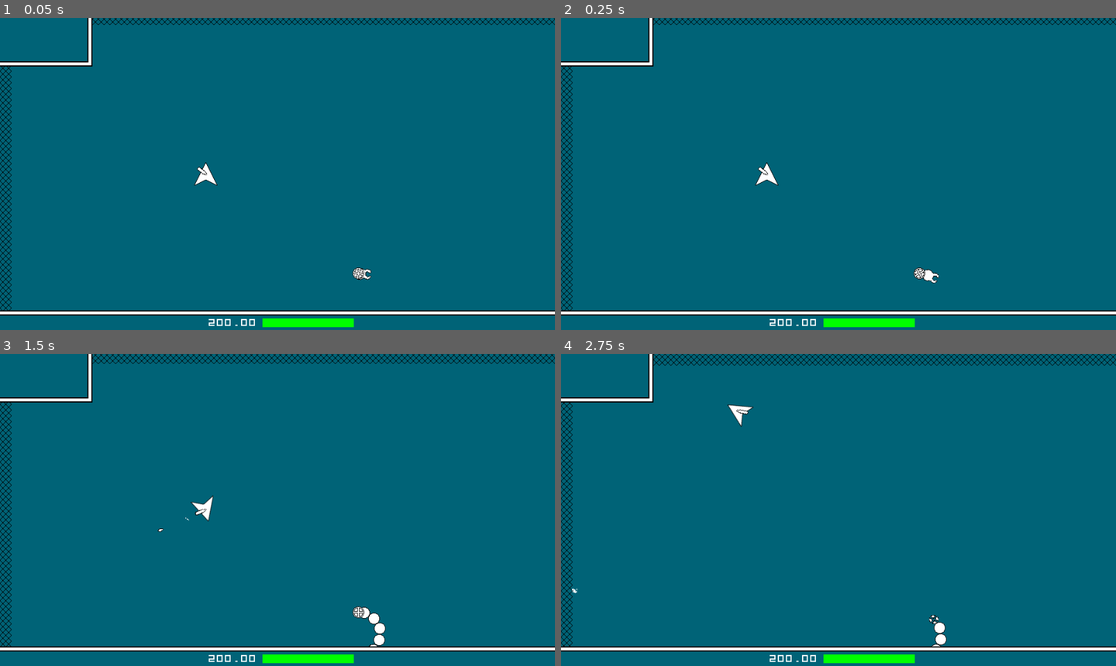
Above: before the commit, frames 1-4 (two rows, left to right).
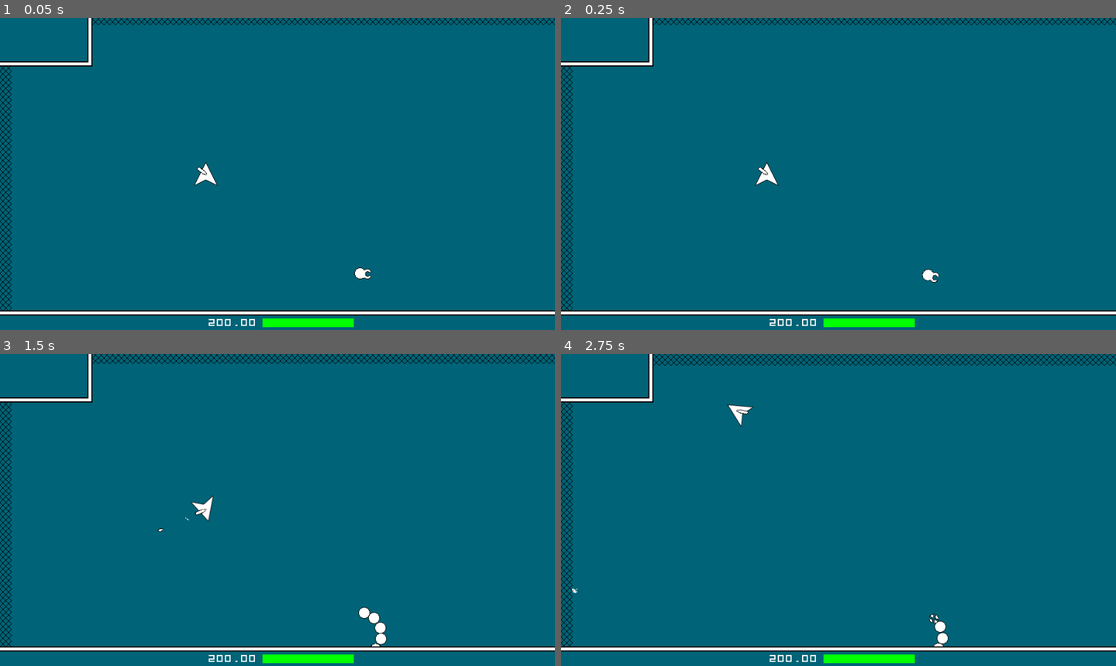
Above: after the commit, the same moments.

Repository: LangII/ProjectSpaceMiner
Game: Godot game, scene res://scenes/Main.tscn
Two runs of this game, one before a commit and one after it. Both use one fixed random seed, a clock stepped at 60 frames per second and the inputs below.
Inputs (mouse positions are in pixels of both pictures, inside the frame that each line leads up to):
- Up to frame 1 (0.05 s): no input
- Up to frame 2 (0.25 s): no input
- Up to frame 3 (1.5 s): move the mouse to (399, 494) at 0.52 s; hold D (right) 0.53-1.28 s; tap T (test) at 0.6 s; move the mouse to (166, 525) at 1.27 s; hold S (down) from 1.28 s (still down); click (166, 525) at 1.35 s
- Up to frame 4 (2.75 s): tap T (test) at 1.55, 2.1 s; move the mouse to (894, 441) at 2.02 s; release S (down) at 2.03 s; hold D (right) from 2.03 s (still down)

The runs differ from the first frame. In frame 1, less than 0.1% of the frame differs, in the area x 63-67%, y 79-84%; in frame 2, 0.1%; in frame 3, 0.2%, in the area x 63-70%, y 80-94%; in frame 4, 0.1%.

Commit message:
wip enemy02 dynamic segmentcount v02

Diff:
--- a/scenes/Enemy02.tscn
+++ b/scenes/Enemy02.tscn
@@ -22,58 +22,58 @@
 [node name="CollisionShape2D" type="CollisionShape2D" parent="."]
 shape = SubResource( 1 )
 
-[node name="Body01" type="Area2D" parent="."]
+[node name="Segment01" type="Area2D" parent="."]
 position = Vector2( 0, 20 )
 
-[node name="Body01Img" type="Sprite" parent="Body01"]
+[node name="Segment01Img" type="Sprite" parent="Segment01"]
 texture = ExtResource( 2 )
 
-[node name="CollisionShape2D" type="CollisionShape2D" parent="Body01"]
+[node name="CollisionShape2D" type="CollisionShape2D" parent="Segment01"]
 shape = SubResource( 2 )
 
-[node name="Body02" type="Area2D" parent="."]
+[node name="Segment02" type="Area2D" parent="."]
 position = Vector2( 0, 40 )
 
-[node name="Body02Img" type="Sprite" parent="Body02"]
+[node name="Segment02Img" type="Sprite" parent="Segment02"]
 texture = ExtResource( 2 )
 
-[node name="CollisionShape2D" type="CollisionShape2D" parent="Body02"]
+[node name="CollisionShape2D" type="CollisionShape2D" parent="Segment02"]
 shape = SubResource( 2 )
 
-[node name="Body03" type="Area2D" parent="."]
+[node name="Segment03" type="Area2D" parent="."]
 position = Vector2( 0, 60 )
 
-[node name="Body03Img" type="Sprite" parent="Body03"]
+[node name="Segment03Img" type="Sprite" parent="Segment03"]
 texture = ExtResource( 2 )
 
-[node name="CollisionShape2D" type="CollisionShape2D" parent="Body03"]
+[node name="CollisionShape2D" type="CollisionShape2D" parent="Segment03"]
 shape = SubResource( 2 )
 
-[node name="Body04" type="Area2D" parent="."]
+[node name="Segment04" type="Area2D" parent="."]
 position = Vector2( 0, 80 )
 
-[node name="Body04Img" type="Sprite" parent="Body04"]
+[node name="Segment04Img" type="Sprite" parent="Segment04"]
 texture = ExtResource( 2 )
 
-[node name="CollisionShape2D" type="CollisionShape2D" parent="Body04"]
+[node name="CollisionShape2D" type="CollisionShape2D" parent="Segment04"]
 shape = SubResource( 2 )
 
-[node name="Body05" type="Area2D" parent="."]
+[node name="Segment05" type="Area2D" parent="."]
 position = Vector2( 0, 100 )
 
-[node name="Body05Img" type="Sprite" parent="Body05"]
+[node name="Segment05Img" type="Sprite" parent="Segment05"]
 texture = ExtResource( 2 )
 
-[node name="CollisionShape2D" type="CollisionShape2D" parent="Body05"]
+[node name="CollisionShape2D" type="CollisionShape2D" parent="Segment05"]
 shape = SubResource( 2 )
 
-[node name="Body06" type="Area2D" parent="."]
+[node name="Segment06" type="Area2D" parent="."]
 position = Vector2( 0, 120 )
 
-[node name="Body06Img" type="Sprite" parent="Body06"]
+[node name="Segment06Img" type="Sprite" parent="Segment06"]
 texture = ExtResource( 2 )
 
-[node name="CollisionShape2D" type="CollisionShape2D" parent="Body06"]
+[node name="CollisionShape2D" type="CollisionShape2D" parent="Segment06"]
 shape = SubResource( 2 )
 
 [node name="Tail" type="Area2D" parent="."]
--- /dev/null
+++ b/scenes/Enemy02Segment.tscn
@@ -0,0 +1,14 @@
+[gd_scene load_steps=3 format=2]
+
+[ext_resource path="res://sprites/enemy_02_b.png" type="Texture" id=1]
+
+[sub_resource type="CircleShape2D" id=2]
+
+[node name="Enemy02Segment" type="Area2D"]
+position = Vector2( 0, 20 )
+
+[node name="SegmentImg" type="Sprite" parent="."]
+texture = ExtResource( 1 )
+
+[node name="CollisionShape2D" type="CollisionShape2D" parent="."]
+shape = SubResource( 2 )
--- a/scripts/Enemy02.gd
+++ b/scripts/Enemy02.gd
@@ -10,10 +10,12 @@
 ####################################################################################################
 
 
+onready var segment_scn = preload('res://scenes/Enemy02Segment.tscn')
+
 onready var spine = []
 onready var segments_map = {}
 
-onready var TAIL_SPIN_SPEED = 4
+onready var TAIL_SPIN_SPEED = 5
 onready var tail_spin_dir = util.getRandomItemFromArray([+1, -1])
 
 onready var SPEED = 60
@@ -75,7 +77,20 @@
 
 func _ready() -> void:
 
+	pass
+
+
+func init(_segment_count:int) -> void:
+
+	"""
+	Need to add a function between initSpine() and initSegmentsMap() that duplicates node
+	'Segment01'.  Be sure all children are duplicated too, appropriately rename the duplicates, and
+	keep duplicates in correct order.
+	"""
+
 	initSpine()
+
+	copySegments(_segment_count)
 
 	initSegmentsMap()
 
@@ -129,15 +144,34 @@
 	for i in TOTAL_SPINE_COUNT:  spine += [global_position]
 
 
+func copySegments(_segment_count:int) -> void:
+
+	print("\nsegment_scn = ", segment_scn)
+
+	for i in _segment_count:
+#		print("i = ", i)
+		i += 1
+
+		var area_2d_name = 'Segment%02d' % [i]
+		var sprite_name = 'Segment%02dImg' % [i]
+#		print("\narea_2d_name = ", area_2d_name)
+#		print("sprite_name = ", sprite_name)
+
+		var segment = segment_scn.instance()
+		segment.name = area_2d_name
+		segment.get_node('SegmentImg').name = sprite_name
+
+
+
 func initSegmentsMap() -> void:
 
 	var segment_names = []
 	for child in get_children():
-		if child.name.begins_with('Body'):  segment_names += [child.name]
+		if child.name.begins_with('Segment'):  segment_names += [child.name]
 
 	var segment_lag = 0  # without "lag", the segments will naturally space themselves out a little
 	for segment_name in segment_names:
-		var segment_num = int(segment_name.replace('Body', ''))
+		var segment_num = int(segment_name.replace('Segment', ''))
 		segments_map[segment_name] = {
 			'spine_i': (SEGMENT_TO_SEGMENT_SPINE_COUNT * segment_num) - 1 - segment_lag,
 			'node': get_node(segment_name)
--- a/scripts/EnemyGenLogic.gd
+++ b/scripts/EnemyGenLogic.gd
@@ -73,8 +73,12 @@
 func genEnemy02s() -> void:
 
 	var enemy_inst = enemy_02.instance()
+
+	_enemies_.add_child(enemy_inst)
+
+	enemy_inst.init(5)
+
 	enemy_inst.global_position = Vector2(620, 450)
-	_enemies_.add_child(enemy_inst)
 
 
 ####################################################################################################
--- a/scripts/Gameplay.gd
+++ b/scripts/Gameplay.gd
@@ -13,10 +13,10 @@
 onready var enemy_01_texture = preload('res://sprites/enemy_01_drop.png')
 
 onready var DROP_TEXTURE_MAP = {
-    'mineral_01': mineral_01_texture,
-    'mineral_02': mineral_02_texture,
-    'mineral_03': mineral_03_texture,
-    'enemy_01': enemy_01_texture
+	'mineral_01': mineral_01_texture,
+	'mineral_02': mineral_02_texture,
+	'mineral_03': mineral_03_texture,
+	'enemy_01': enemy_01_texture
 }
 
 var TILE_MAP_LOGIC_SCN_REF = 'res://scenes/tiles/TileMapLogic.tscn'
@@ -55,34 +55,34 @@
 
 func _ready():
 
-    print("SEED = ", SEED)
-    util.rng.seed = SEED
-
-    addTileMap()
-
-    addShip()
-
-    addEnemies()
-
-    addCamera()
-
-    addHud()
-
-    if mini_map_test:
-        remove_child(hud)
-        remove_child(ship)
-        remove_child(get_node('Enemies'))
-        remove_child(tile_map)
-        remove_child(get_node('DestructTileMap'))
-        remove_child(get_node('MineralTileMap'))
-    else:
-        remove_child(get_node('MiniTileMap'))
+	print("SEED = ", SEED)
+	util.rng.seed = SEED
+
+	addTileMap()
+
+	addShip()
+
+	addEnemies()
+
+	addCamera()
+
+	addHud()
+
+	if mini_map_test:
+		remove_child(hud)
+		remove_child(ship)
+		remove_child(get_node('Enemies'))
+		remove_child(tile_map)
+		remove_child(get_node('DestructTileMap'))
+		remove_child(get_node('MineralTileMap'))
+	else:
+		remove_child(get_node('MiniTileMap'))
 
 
 func _process(delta):
-    if cam_shake_trauma:
-        cam_shake_trauma = max(cam_shake_trauma - (CAM_SHAKE_DECAY * delta), 0)
-        shakeCam()
+	if cam_shake_trauma:
+		cam_shake_trauma = max(cam_shake_trauma - (CAM_SHAKE_DECAY * delta), 0)
+		shakeCam()
 
 
 ####################################################################################################
@@ -90,47 +90,47 @@
 
 
 func addTileMap():
-    tile_map_logic = load(TILE_MAP_LOGIC_SCN_REF).instance()
-    tile_map_logic.noise.seed = SEED
-    add_child(tile_map_logic)
-    tile_map = get_node('TileMap')
+	tile_map_logic = load(TILE_MAP_LOGIC_SCN_REF).instance()
+	tile_map_logic.noise.seed = SEED
+	add_child(tile_map_logic)
+	tile_map = get_node('TileMap')
 
 
 func addEnemies():
 
-    enemy_gen_logic = load(ENEMY_GEN_LOGIC_SCN_REF).instance()
-    add_child(enemy_gen_logic)
+	enemy_gen_logic = load(ENEMY_GEN_LOGIC_SCN_REF).instance()
+	add_child(enemy_gen_logic)
 
 #    enemy_gen_logic.genEnemy01s()
-    enemy_gen_logic.genEnemy02s()
+	enemy_gen_logic.genEnemy02s()
 
 
 func addShip():
-    ship = load(SHIP_SCN_REF).instance()
-    add_child(ship)
+	ship = load(SHIP_SCN_REF).instance()
+	add_child(ship)
 
 
 func addCamera():
-    # set noise attributes
-    cam_noise.seed = SEED
-    cam_noise.period = CAM_SHAKE_SPEED
-    # init camera
-    camera = Camera2D.new()
-    camera.current = true
-    # set camera limits
-    var map_limits = tile_map.get_used_rect()
-    var map_cellsize = tile_map.cell_size
-    camera.limit_left = map_limits.position.x * map_cellsize.x
-    camera.limit_right = map_limits.end.x * map_cellsize.x
-    camera.limit_top = map_limits.position.y * map_cellsize.y
-    camera.limit_bottom = map_limits.end.y * map_cellsize.y
-    # add camera
-    ship.add_child(camera)
+	# set noise attributes
+	cam_noise.seed = SEED
+	cam_noise.period = CAM_SHAKE_SPEED
+	# init camera
+	camera = Camera2D.new()
+	camera.current = true
+	# set camera limits
+	var map_limits = tile_map.get_used_rect()
+	var map_cellsize = tile_map.cell_size
+	camera.limit_left = map_limits.position.x * map_cellsize.x
+	camera.limit_right = map_limits.end.x * map_cellsize.x
+	camera.limit_top = map_limits.position.y * map_cellsize.y
+	camera.limit_bottom = map_limits.end.y * map_cellsize.y
+	# add camera
+	ship.add_child(camera)
 
 
 func addHud():
-    hud = load(HUD_SCN_REF).instance()
-    add_child(hud)
+	hud = load(HUD_SCN_REF).instance()
+	add_child(hud)
 
 
 ####################################################################################################
@@ -138,74 +138,74 @@
 
 
 func shakeCam():
-    var amount = pow(cam_shake_trauma, CAM_SHAKE_TRAUMA_MOD)
-    cam_shake_noise_x += 1
-    camera.offset.x = clamp(
-        CAM_SHAKE_OFFSET_MOD * amount * cam_noise.get_noise_1d(cam_shake_noise_x),
-        -CAM_SHAKE_MAX_OFFSET, CAM_SHAKE_OFFSET_MOD
-    )
-    camera.offset.y = clamp(
-        CAM_SHAKE_OFFSET_MOD * amount * cam_noise.get_noise_1d(cam_shake_noise_x + 1_000),
-        -CAM_SHAKE_MAX_OFFSET, CAM_SHAKE_OFFSET_MOD
-    )
+	var amount = pow(cam_shake_trauma, CAM_SHAKE_TRAUMA_MOD)
+	cam_shake_noise_x += 1
+	camera.offset.x = clamp(
+		CAM_SHAKE_OFFSET_MOD * amount * cam_noise.get_noise_1d(cam_shake_noise_x),
+		-CAM_SHAKE_MAX_OFFSET, CAM_SHAKE_OFFSET_MOD
+	)
+	camera.offset.y = clamp(
+		CAM_SHAKE_OFFSET_MOD * amount * cam_noise.get_noise_1d(cam_shake_noise_x + 1_000),
+		-CAM_SHAKE_MAX_OFFSET, CAM_SHAKE_OFFSET_MOD
+	)
 
 
 ####################################################################################################
 
 
 func initDrop(drop_type, drop_value, pos):
-    var new_drop = drop.instance()
-    new_drop.get_node('Sprite').texture = DROP_TEXTURE_MAP[drop_type]
-    new_drop.DROP_TYPE = drop_type
-    new_drop.DROP_VALUE = drop_value
-    new_drop.global_position = pos
-    $Drops.add_child(new_drop)
+	var new_drop = drop.instance()
+	new_drop.get_node('Sprite').texture = DROP_TEXTURE_MAP[drop_type]
+	new_drop.DROP_TYPE = drop_type
+	new_drop.DROP_VALUE = drop_value
+	new_drop.global_position = pos
+	$Drops.add_child(new_drop)
 
 
 func dropCollected(drop_type, drop_value):
-    var drop_is_new = null
-    if not drop_type in data.drops_collected.keys():
-        data.drops_collected[drop_type] = {'count': 1, 'value': drop_value}
-        drop_is_new = true
-    else:
-        data.drops_collected[drop_type]['count'] += 1
-        data.drops_collected[drop_type]['value'] += drop_value
-        drop_is_new = false
-    hud.dropCollected(drop_is_new, drop_type)
+	var drop_is_new = null
+	if not drop_type in data.drops_collected.keys():
+		data.drops_collected[drop_type] = {'count': 1, 'value': drop_value}
+		drop_is_new = true
+	else:
+		data.drops_collected[drop_type]['count'] += 1
+		data.drops_collected[drop_type]['value'] += drop_value
+		drop_is_new = false
+	hud.dropCollected(drop_is_new, drop_type)
 
 
 func getTerrainColDataPack(ship_obj, col_state, col_i) -> Dictionary:
-    var data_pack = {}
-    data_pack['col_pos'] = col_state.get_contact_local_position(col_i)
-    data_pack['speed_damp'] = clamp(
-        util.normalize(
-            ship_obj.linear_velocity.length(), 0,
-            ship_obj.MOVE_MAX_SPEED * ship_obj.COL_DMG_SPEED_MODIFIER, 0, 1
-        ),
-        0, 1
-    )
-    data_pack['col_angle'] = 90 - abs(rad2deg(
-        col_state.get_contact_local_normal(col_i).angle_to(ship_obj.linear_velocity)
-    ))
-    data_pack['col_angle_damp'] = util.normalize(data_pack['col_angle'], 0, 90, 0, 1)
-    data_pack['prev_frame_dir'] = ship_obj.prev_frame_dir
-    return data_pack
+	var data_pack = {}
+	data_pack['col_pos'] = col_state.get_contact_local_position(col_i)
+	data_pack['speed_damp'] = clamp(
+		util.normalize(
+			ship_obj.linear_velocity.length(), 0,
+			ship_obj.MOVE_MAX_SPEED * ship_obj.COL_DMG_SPEED_MODIFIER, 0, 1
+		),
+		0, 1
+	)
+	data_pack['col_angle'] = 90 - abs(rad2deg(
+		col_state.get_contact_local_normal(col_i).angle_to(ship_obj.linear_velocity)
+	))
+	data_pack['col_angle_damp'] = util.normalize(data_pack['col_angle'], 0, 90, 0, 1)
+	data_pack['prev_frame_dir'] = ship_obj.prev_frame_dir
+	return data_pack
 
 
 func setTerrainColParticlesFromDataPack(data_pack):
-    $ShipToTerrainColParticles2D.global_position = data_pack['col_pos']
-    $ShipToTerrainColParticles2D.global_rotation_degrees = data_pack['prev_frame_dir'] + 90
-    $ShipToTerrainColParticles2D.process_material.spread = data_pack['col_angle']
-    $ShipToTerrainColParticles2D.lifetime = 1 * data_pack['speed_damp']
-    $ShipToTerrainColParticles2D.restart()
+	$ShipToTerrainColParticles2D.global_position = data_pack['col_pos']
+	$ShipToTerrainColParticles2D.global_rotation_degrees = data_pack['prev_frame_dir'] + 90
+	$ShipToTerrainColParticles2D.process_material.spread = data_pack['col_angle']
+	$ShipToTerrainColParticles2D.lifetime = 1 * data_pack['speed_damp']
+	$ShipToTerrainColParticles2D.restart()
 
 
 func setEnemyColParticles(_pos):
-    $ShipToEnemyColParticles2D.global_position = _pos
-    $ShipToEnemyColParticles2D.restart()
+	$ShipToEnemyColParticles2D.global_position = _pos
+	$ShipToEnemyColParticles2D.restart()
 
 
 func setShipShootBulletParticles(_pos, _rot):
-    $ShipShootBulletParticles2D.global_position = _pos
-    $ShipShootBulletParticles2D.rotation = _rot
-    $ShipShootBulletParticles2D.restart()
+	$ShipShootBulletParticles2D.global_position = _pos
+	$ShipShootBulletParticles2D.rotation = _rot
+	$ShipShootBulletParticles2D.restart()
